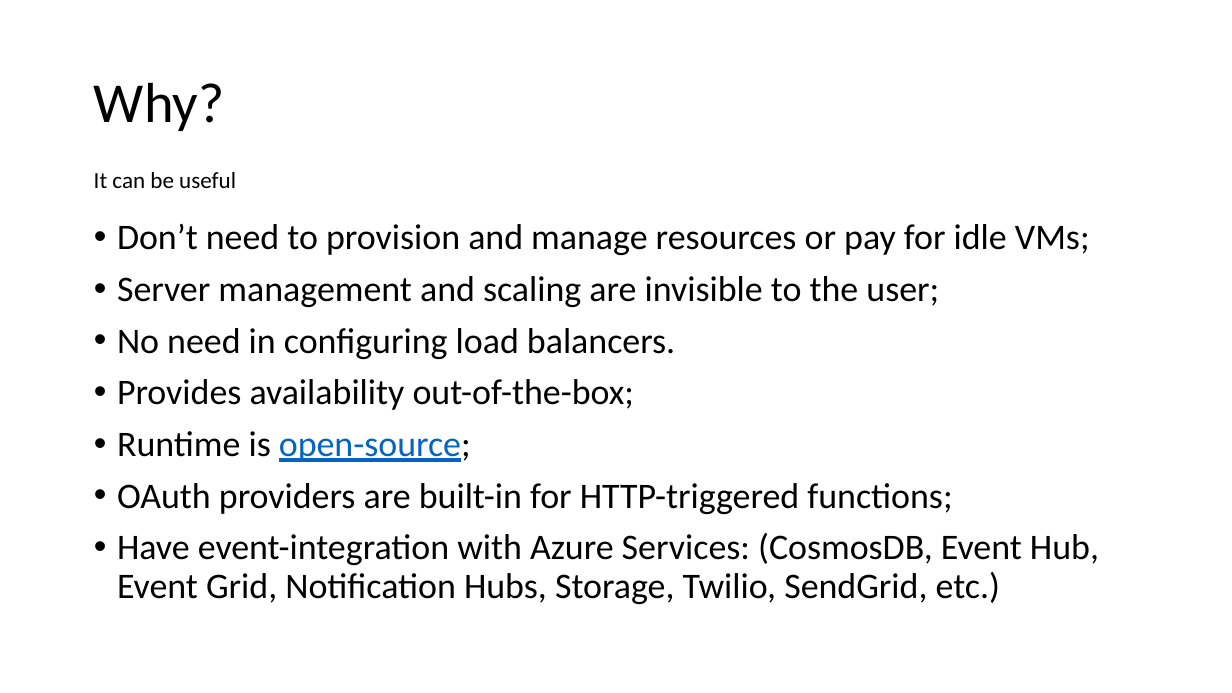
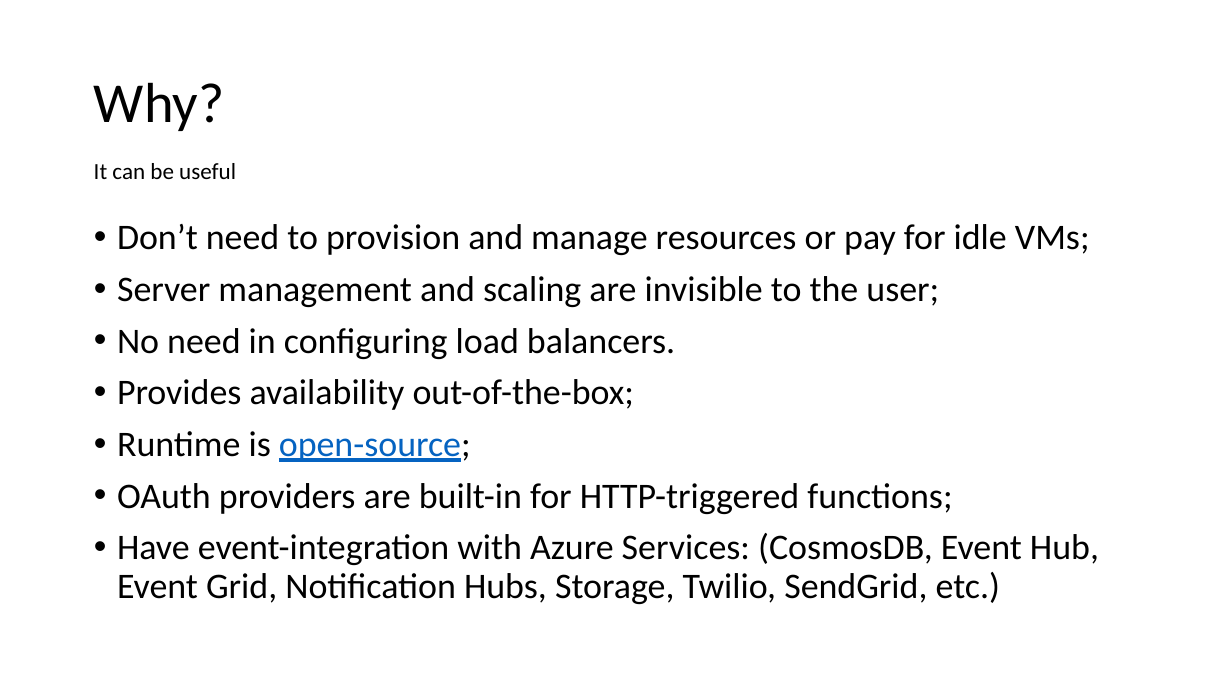
Before and after one commit to Dekorg/TrackApartmentsApp, a slide deck: slide 4 of Presentation/Azure Functions.pptx. Drawn at 1232x693 pixels with LibreOffice and Linux fonts; fonts in the diff are those of the drawing. Boxes give left, top, right and bottom in pixels: in the first picture for what was removed or moved away, otherwise in the second. Text is boxed around its words. In the diff, an @@ line names an element or a change of style, - is before the commit and + after.

```diff
--- a/Presentation/Azure Functions.pptx
+++ b/Presentation/Azure Functions.pptx
@@ text "It can be useful": place and size @@
-text "It can be useful" at <box>94,172,236,188</box>
+text "It can be useful" at <box>94,163,236,179</box>
```
Also in this commit, not shown: 4 other slides changed, 1 slide added, 2 slides removed, 1 other file.
